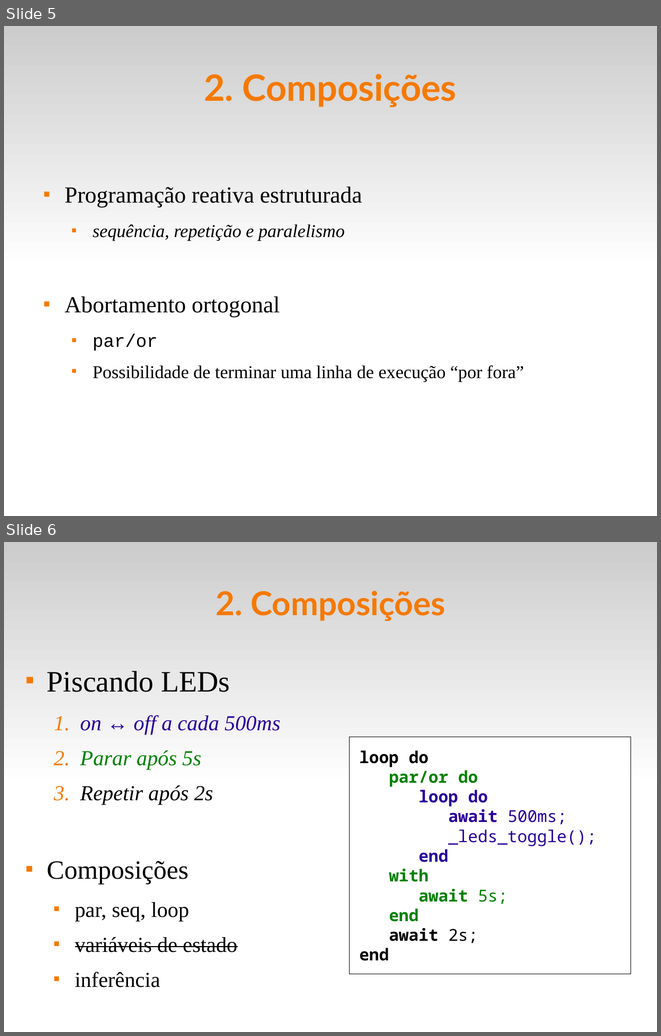
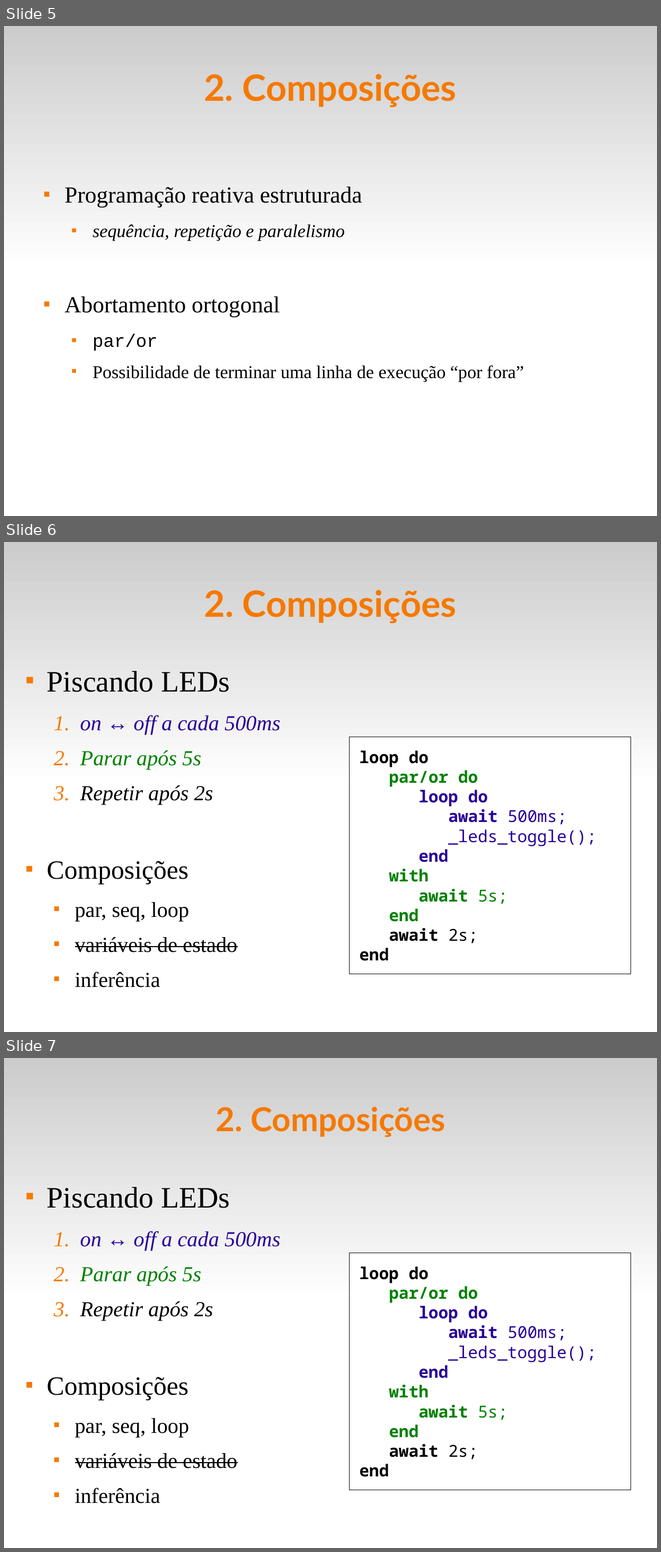
Before and after one commit to fsantanna-uerj/reativos, a slide deck: slides/06_ceu.odp. Shown one above the other, each under a label of ours: slides 5 and 6 before the commit, slides 5, 6 and 7 after it. The pictures are 661x1036 and 661x1552 pixels, drawn with LibreOffice and Linux fonts; fonts in the diff are those of the drawing. Boxes give left, top, right and bottom in pixels: in the first picture for what was removed or moved away, otherwise in the second. Text is boxed around its words. In the diff, an @@ line names an element or a change of style, - is before the commit and + after.

```diff
--- a/slides/06_ceu.odp
+++ b/slides/06_ceu.odp
@@ slide 6 added at bbox=[4, 542, 657, 1032], background #FFFFFF; not listed: 1 template element that a slide beside it also shows @@
@@ title added at bbox=[204, 590, 457, 623], 44 pt, text #F57900, bold @@
+2. Composições
@@ text added at bbox=[47, 671, 280, 987], 26 pt, text #000000 @@
+■ Piscando LEDs
+  1. on ↔ off a cada 500ms
+  2. Parar após 5s
+  3. Repetir após 2s
+■ Composições
+  ■ par, seq, loop
+  ■ variáveis de estado
+  ■ inferência
@@ rectangle added at bbox=[350, 737, 631, 974], fill #FFFFFF, outline #000000 0 pt, 20 pt, text #280099, bold @@
+loop do
+par/or do
+loop do
+await 500ms;
+_leds_toggle();
+end
+with
+await 5s;
+end
+await 2s;
+end
@@ what was slide 6 is now slide 7 @@
```
Also in this commit, not shown: 3 slides changed, 9 other files.
